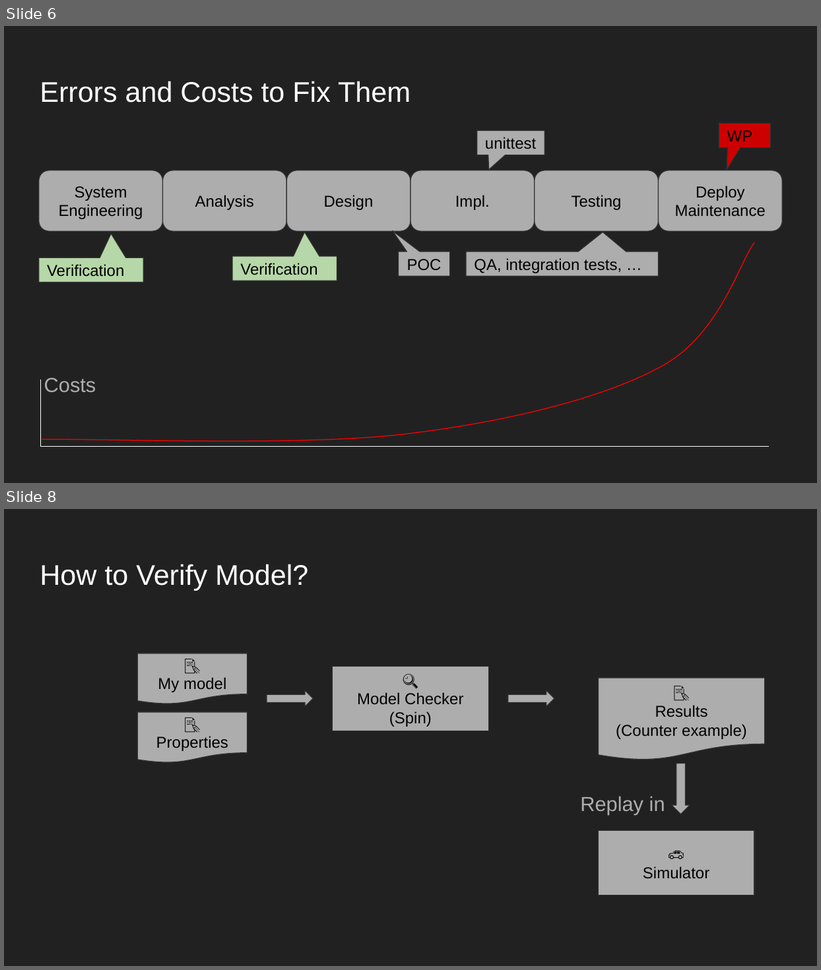
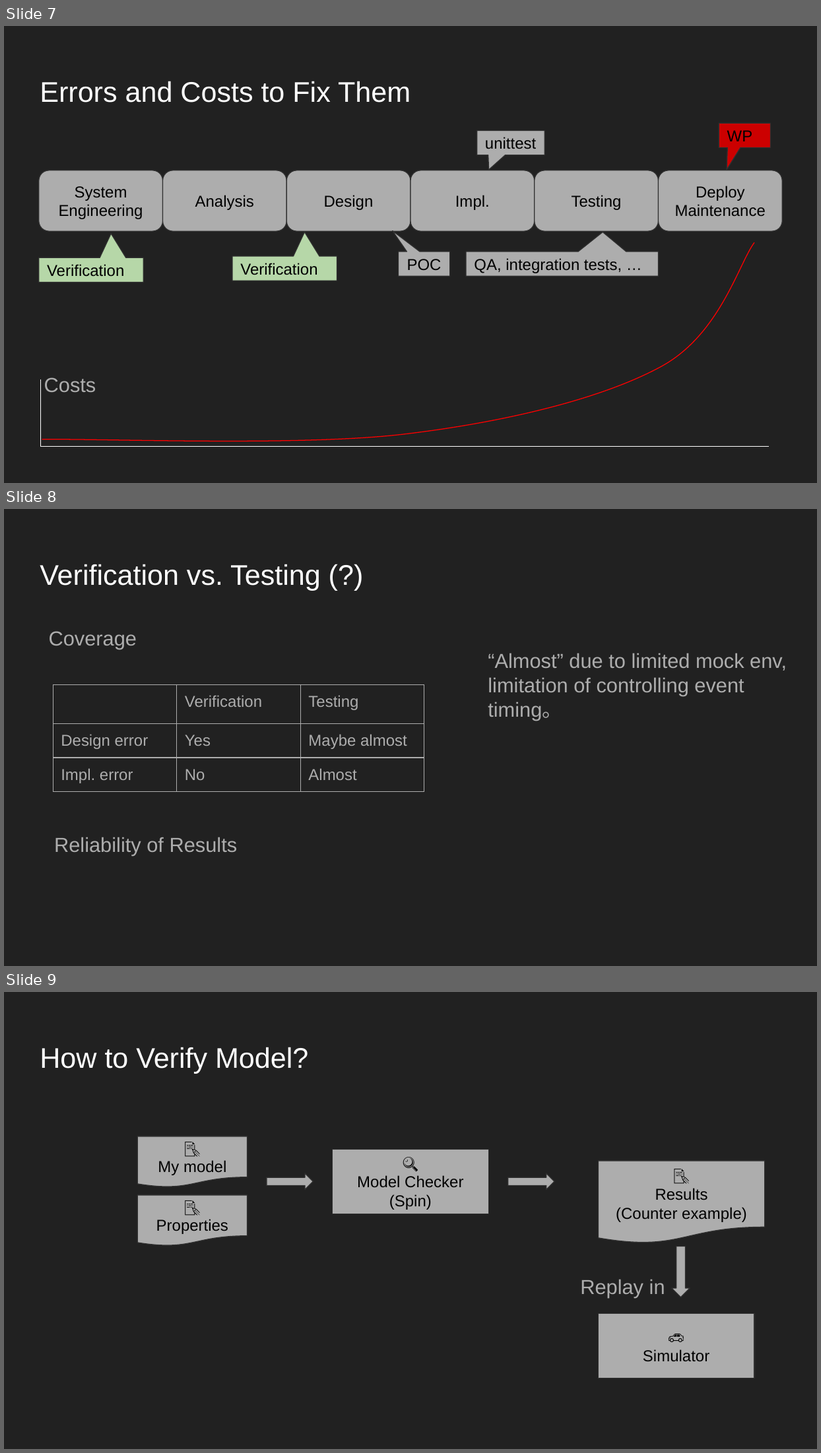
Before and after one commit to LeoXS/model_checking_ppt, a slide deck: Model Checking with Spin Model Checker.pptx. Shown one above the other, each under a label of ours: slides 6 and 8 before the commit, slides 7, 8 and 9 after it; the slides between them are not shown. The pictures are 821x970 and 821x1453 pixels, drawn with LibreOffice and Linux fonts; fonts in the diff are those of the drawing. Boxes give left, top, right and bottom in pixels: in the first picture for what was removed or moved away, otherwise in the second. Text is boxed around its words. In the diff, an @@ line names an element or a change of style, - is before the commit and + after.

```diff
--- a/Model Checking with Spin Model Checker.pptx
+++ b/Model Checking with Spin Model Checker.pptx
@@ slide 8 added at <box>4,509,817,966</box>, background #212121 @@
@@ title added at <box>40,564,321,590</box>, 25.2 pt, text #FFFFFF @@
+Verification vs. Testing (?)
@@ text added at <box>49,631,137,650</box>, 18 pt, text #ADADAD @@
+Coverage
@@ text added at <box>488,653,787,720</box>, 18 pt, text #ADADAD @@
+“Almost” due to limited mock env, limitation of controlling event timing。
@@ table added at <box>53,685,424,951</box>, 3 rows, 3 columns @@
+ | Verification | Testing
+Design error | Yes | Maybe almost
+Impl. error | No | Almost
@@ text added at <box>54,837,238,856</box>, 18 pt, text #ADADAD @@
+Reliability of Results
@@ what was slide 6 is now slide 7 @@
@@ what was slide 8 is now slide 9 @@
```
Also in this commit, not shown: 11 slides changed, 9 other slides added, 1 slide removed, 7 other files.
